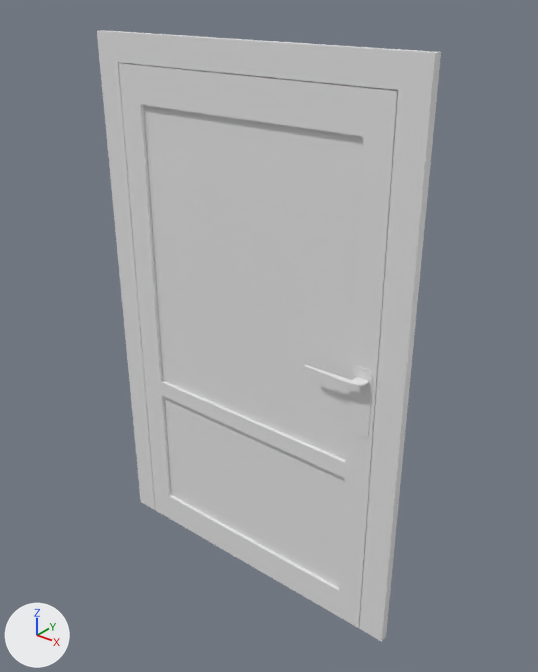
The Blender file Art/Modelle/Levelbaukasten/Dekoration/Türen/decoration_door_wood_2.blend: old version first, new version second.
Both versions are drawn from a 50 mm lens placed at (4.85, -6.61, 3.86), pointed at (0.21, -0.8, 0.26). The axes (+X, +Y, +Z) are drawn at lower left. The lights are the same throughout.
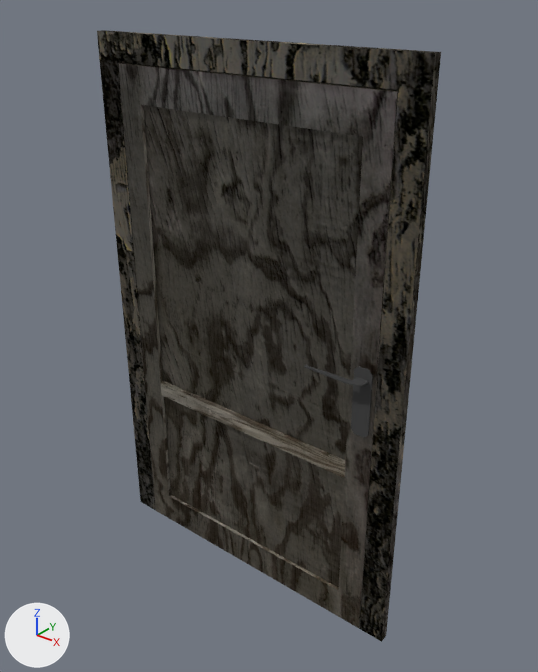
The edits, one by one:
Picture 'decoration_door_wood_2_door_diffuse.jpg' (img_decoration_door_wood_2_door_diffuse_jpg) is new.
Picture 'decoration_door_wood_2_door_normal.jpg' (img_decoration_door_wood_2_door_normal_jpg) is new.
Picture 'decoration_door_wood_2_frame_diffuse.jpg' (img_decoration_door_wood_2_frame_diffuse_jpg) is new.
Picture 'decoration_door_wood_2_frame_normal.jpg' (img_decoration_door_wood_2_frame_normal_jpg) is new.
Material 'decoration_door_wood_2_door' (mat_decoration_door_wood_2_door) is new.
Uses the picture img_decoration_door_wood_2_door_diffuse_jpg.
Uses the picture img_decoration_door_wood_2_door_normal_jpg.
Material 'decoration_door_wood_2_handle' (mat_decoration_door_wood_2_handle) is new.
Its base color is (0.0648, 0.0648, 0.0648) (dark grey #484848).
Material 'decoration_door_wood_2_frame' (mat_decoration_door_wood_2_frame) is new.
Uses the picture img_decoration_door_wood_2_frame_diffuse_jpg.
Uses the picture img_decoration_door_wood_2_frame_normal_jpg.
me_cube_003 is used by ob_cube_002; location (0.0, 0.0, 0.0).
me_cube_003 had 24 vertices, 18 faces and spanned x -2.01..2.01, y -1.0..-0.9, z -3.0..3.31.
me_cube_003 now has 24 vertices, 20 faces and spans x -2.01..2.01, y -1.0..-0.9, z -3.0..3.31.
me_cube_003 part 1: 18 faces spanning x -2.01..2.01, y -1.0..-0.9, z -3.0..3.31 switch from no material to mat_decoration_door_wood_2_frame.
me_cube_001 has 38 vertices, 29 faces and spans x 2.545..3.235, y -0.157..0.0, z -2.842..-2.242.
me_cube_001 now uses material mat_decoration_door_wood_2_handle (dark grey #484848).
me_cube has 56 vertices, 52 faces and spans x 0.0..3.4, y 0.0..0.1, z -6.31..-0.31.
me_cube is used by ob_cube; location (-1.7, -1.0, 3.31).
me_cube part 2: texture (UV) coordinates changed.
me_cube now uses material mat_decoration_door_wood_2_door.

Location of each change, [x1, y1, x2, y2] in pixels of the pictures (538 x 672 px):
'Cube', recoloured, surface changed (grey to black)
    both: [119, 63, 398, 628]
'Cube.001', recoloured (grey to black)
    both: [304, 365, 373, 438]
part 1 of me_cube_003, recoloured (grey to black)
    both: [97, 30, 441, 642]
